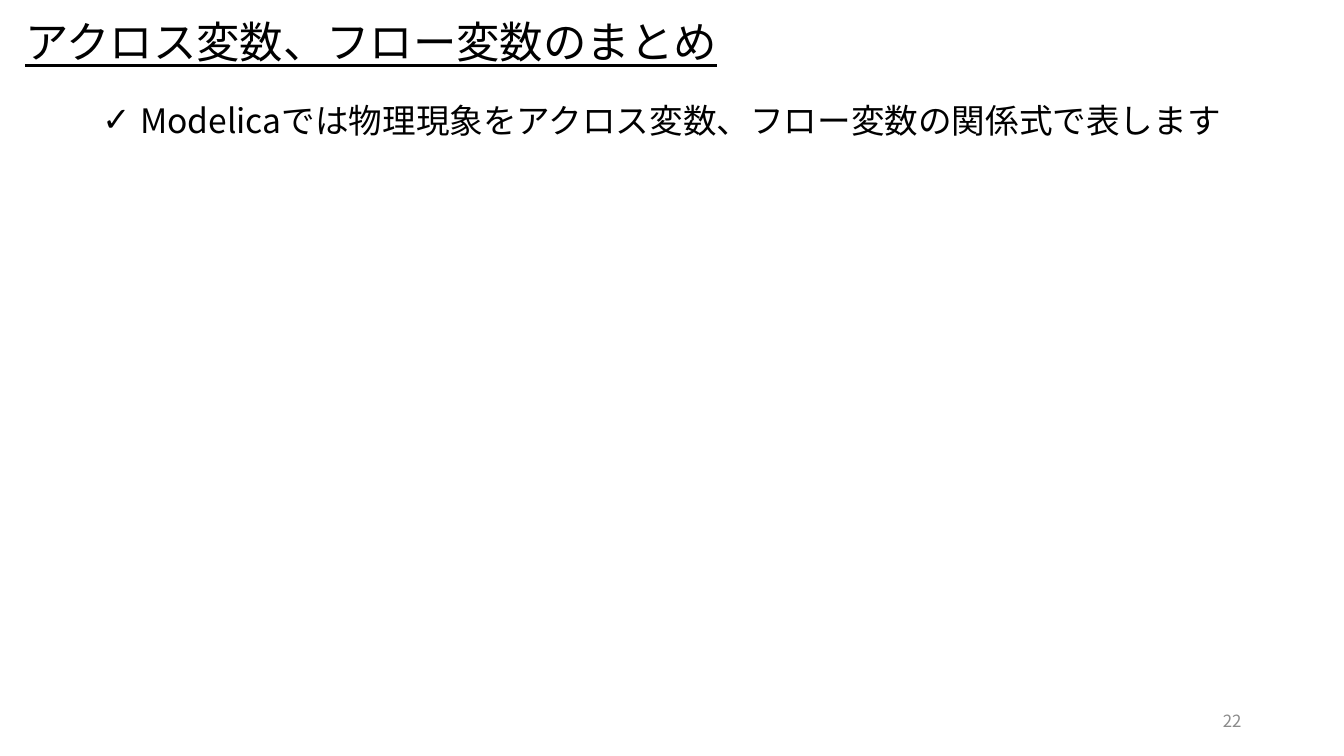
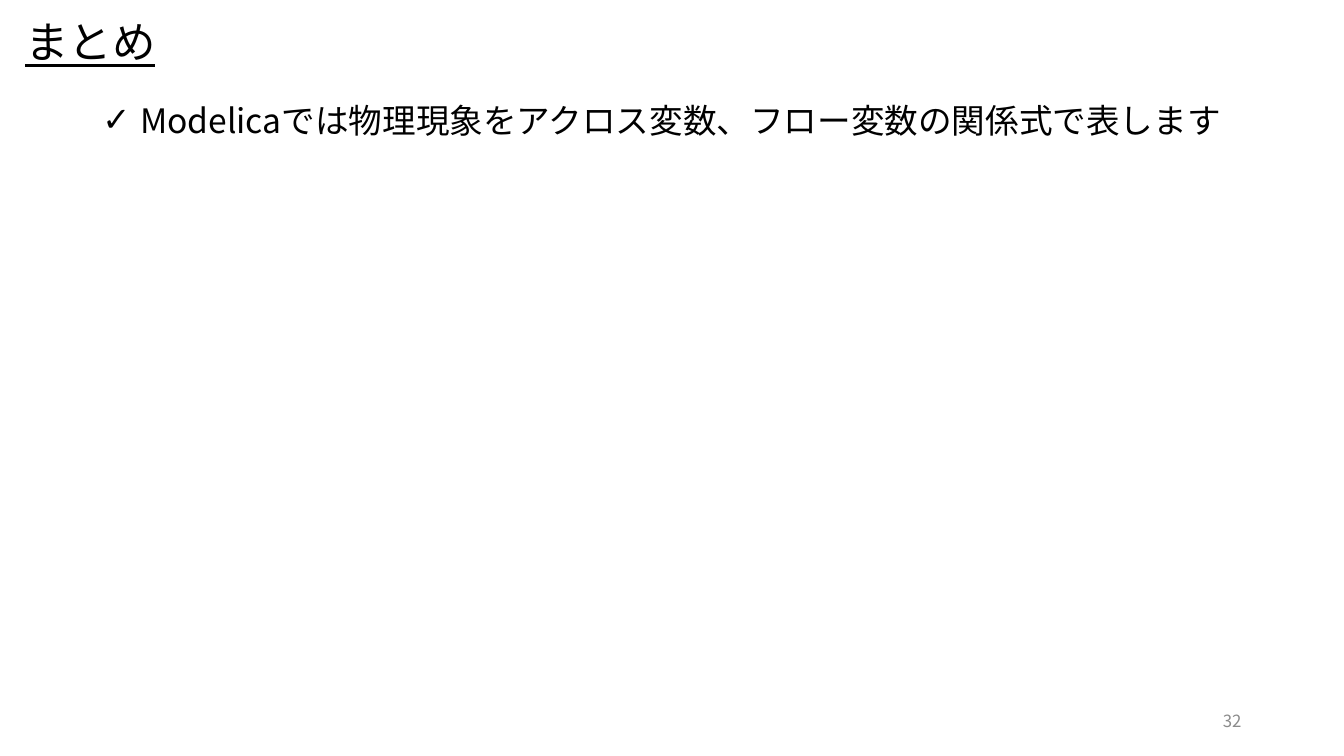
Before and after one commit to UedaShigenori/OpenModelica_Tutorials_Ja, a slide deck: slide 32 of Dev/7_PhysicsDomainModel/OpenModelica_Tutorials_7_PlantModel.pptx (slide 22 before the commit). Drawn at 1344x756 pixels with LibreOffice and Linux fonts; fonts in the diff are those of the drawing. Boxes give left, top, right and bottom in pixels: in the first picture for what was removed or moved away, otherwise in the second. Text is boxed around its words. In the diff, an @@ line names an element or a change of style, - is before the commit and + after.

```diff
--- a/Dev/7_PhysicsDomainModel/OpenModelica_Tutorials_7_PlantModel.pptx
+++ b/Dev/7_PhysicsDomainModel/OpenModelica_Tutorials_7_PlantModel.pptx
@@ text at (x1=25, y1=23, x2=155, y2=67): text changed @@
-アクロス変数、フロー変数のまとめ
+まとめ
@@ page number at (x1=1223, y1=714, x2=1242, y2=727): text changed @@
-22
+32
```
Also in this commit, not shown: 10 other slides changed, 10 slides added.
